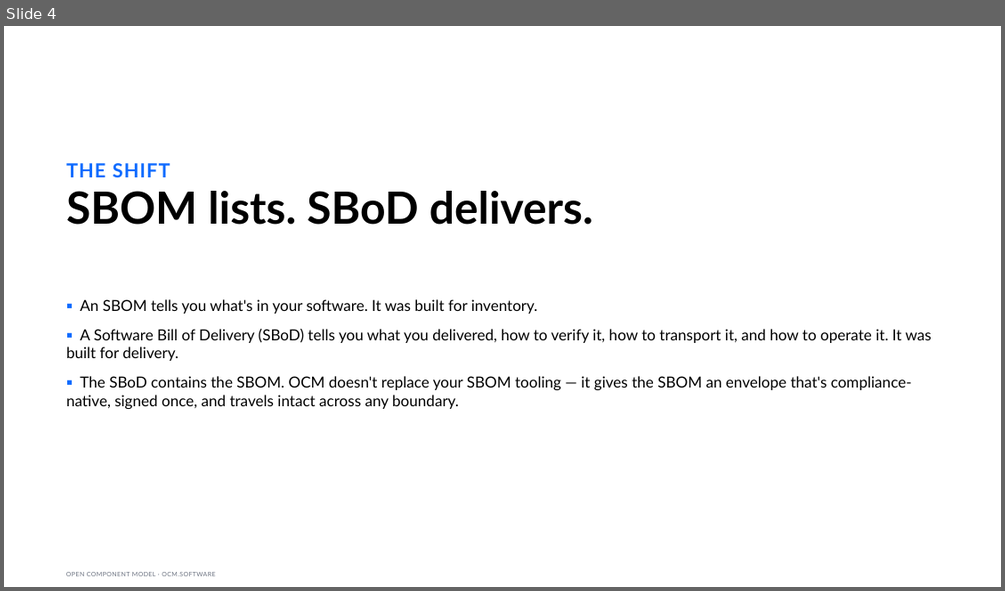
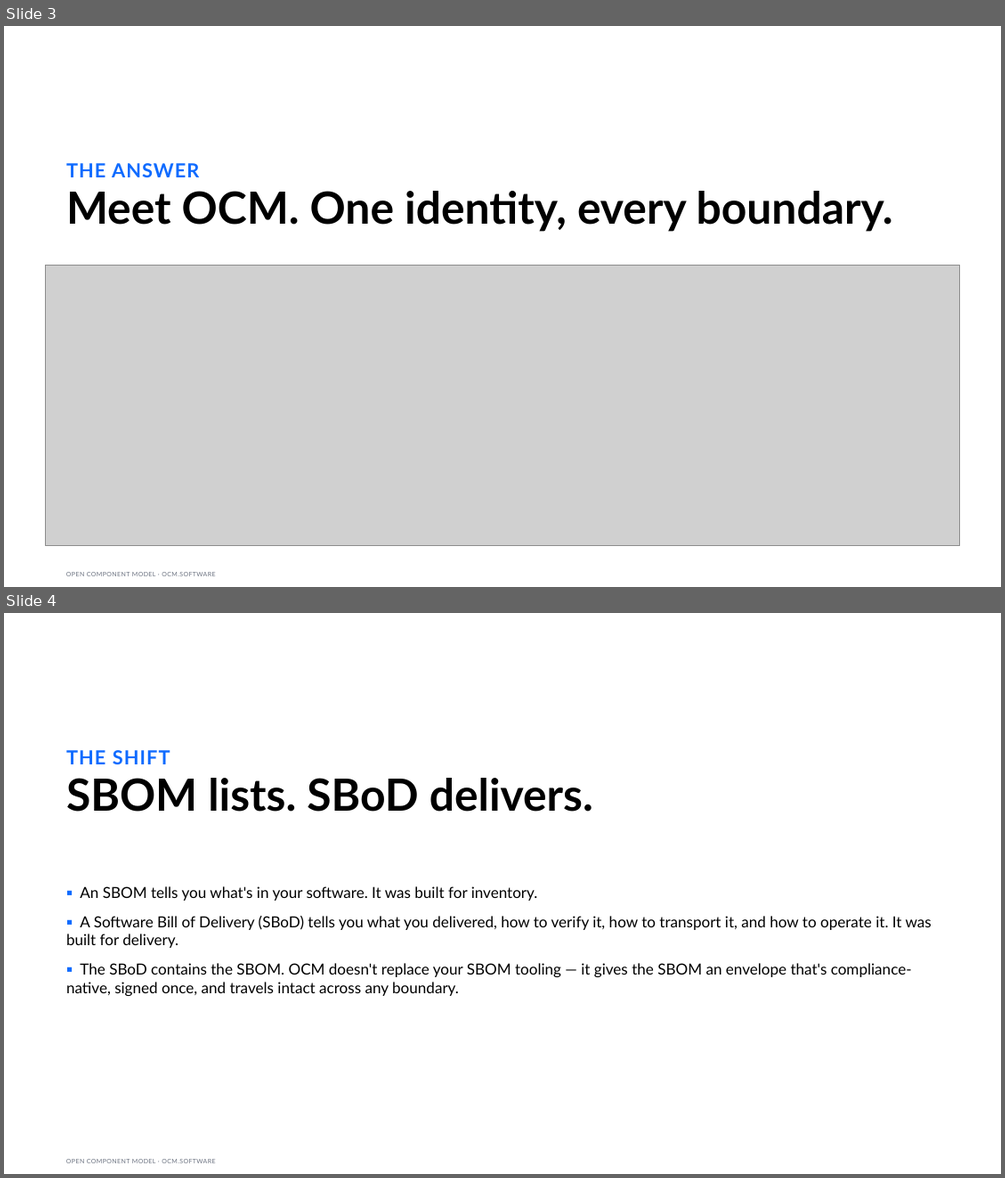
Before and after one commit to morri-son/open-component-model, a slide deck: docs/community/marketing/decks/exec-phase1/OCM-Sovereign-Delivery-Exec.pptx. Shown one above the other, each under a label of ours: slide 4 before the commit, slides 3 and 4 after it. The pictures are 1005x591 and 1005x1178 pixels, drawn with LibreOffice and Linux fonts; fonts in the diff are those of the drawing; grey boxes stand for pictures. Boxes give left, top, right and bottom in pixels: in the first picture for what was removed or moved away, otherwise in the second. Text is boxed around its words. In the diff, an @@ line names an element or a change of style, - is before the commit and + after.

```diff
--- a/docs/community/marketing/decks/exec-phase1/OCM-Sovereign-Delivery-Exec.pptx
+++ b/docs/community/marketing/decks/exec-phase1/OCM-Sovereign-Delivery-Exec.pptx
@@ slide 3 added at box(4, 26, 1001, 587), background #FFFFFF; not listed: 1 template element that a slide beside it also shows @@
@@ text added at box(66, 163, 199, 177), 28 pt, text #0F6BFF, bold @@
+THE ANSWER
@@ title added at box(66, 191, 893, 232), 64 pt, text #000000, bold @@
+Meet OCM. One identity, every boundary.
@@ picture added at box(45, 265, 959, 545) @@
```
Also in this commit, not shown: 6 slides changed, 2 other slides added, 2 slides removed, 20 other files.
